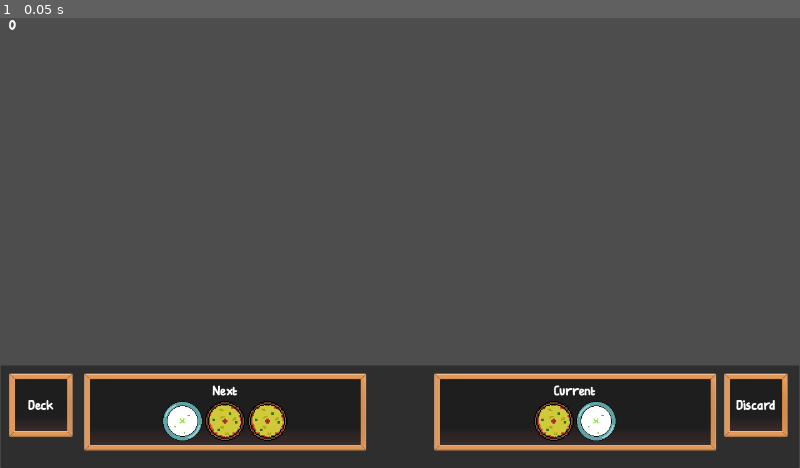
Above: before the commit, frame 1.
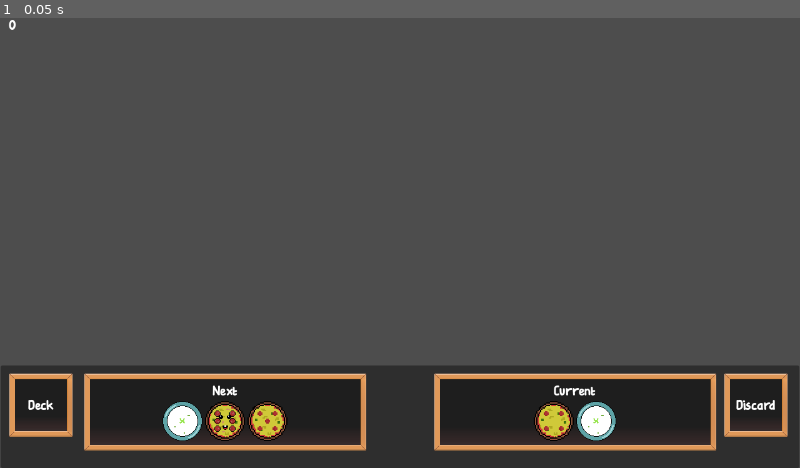
Above: after the commit, the same moment.

Repository: jshorte/dice-diner
Game: Godot game, scene res://Scenes/main.tscn
The game is run twice, just before and just after one commit, with the same random seed, the same clock (stepped at 60 frames per second) and the same inputs.
Inputs:
- Up to frame 1 (0.05 s): no input

The runs differ from the first frame. In frame 1, 0.1% of the frame differs, in the area x 26-71%, y 86-94%.

Commit message:
Added phases and value initialisation

Diff:
--- a/Scenes/Dice.tscn
+++ b/Scenes/Dice.tscn
@@ -12,6 +12,7 @@
 
 [node name="Dice" type="RigidBody2D"]
 physics_material_override = SubResource("PhysicsMaterial_wpqjs")
+continuous_cd = 2
 contact_monitor = true
 max_contacts_reported = 1
 linear_damp_mode = 1
--- a/Scenes/main.tscn
+++ b/Scenes/main.tscn
@@ -51,3 +51,4 @@
 shape = SubResource("RectangleShape2D_8gbba")
 
 [node name="Dice" type="Node2D" parent="."]
+unique_name_in_owner = true
--- a/Scripts/Dice/dice.gd
+++ b/Scripts/Dice/dice.gd
@@ -2,8 +2,19 @@
 
 @export var dice_selection: G_ENUM.DiceSelection = G_ENUM.DiceSelection.INACTIVE
 @export var dice_state: G_ENUM.DiceState = G_ENUM.DiceState.STATIONARY
-@export var dice_template: Resource = null
+@export var dice_template: DiceTemplate = null
 @export var unique_id : int
+
+# Template values
+var _dice_name: String
+var _min_value: int
+var _max_value: int
+var _interval: int
+var _type: G_ENUM.DiceType
+var _available_values: Array[int]
+var _available_values_index: int
+var _face_value: int
+
 @onready var roll_animation: AnimatedSprite2D = $AnimatedSprite2D
 @onready var dice_radius: float = $CollisionShape2D.shape.radius
 
@@ -20,16 +31,31 @@
 var arrow_scene = preload("res://Scenes/arrow.tscn")
 var _cached_sprite_frames = null
 
+func initialise_values_from_template():
+	if dice_template:
+		_dice_name = dice_template.dice_name
+		_min_value = dice_template.dice_min
+		_max_value = dice_template.dice_max
+		_interval = dice_template.dice_interval
+		_type = dice_template.dice_type
+		_available_values.clear()
+		for n in range(_min_value, _max_value + 1, _interval):
+			_available_values.append(n)
+		_available_values_index = randi() % _available_values.size()
+		_face_value = _available_values[_available_values_index]
+
+func _initialise_visuals_from_template():
+	if dice_template and roll_animation and dice_template.dice_sprite_animation_path:
+		roll_animation.sprite_frames = load(dice_template.dice_sprite_animation_path)
+		roll_animation.frame = _available_values_index
+		roll_animation.pause()
+
 func _ready() -> void:
+	_initialise_visuals_from_template()
 	arrow = arrow_scene.instantiate()
 	add_child(arrow)
 	hide_arrow()
 
-	if dice_template and dice_template.dice_sprite_animation_path:
-		$AnimatedSprite2D.sprite_frames = load(dice_template.dice_sprite_animation_path)
-		$AnimatedSprite2D.play("All")
-		$AnimatedSprite2D.frame = 0
-		$AnimatedSprite2D.pause()
 
 func _physics_process(delta: float) -> void:
 	if linear_velocity.length() < LERP_THRESHOLD and linear_velocity.length() > 0.1:
@@ -39,12 +65,13 @@
 
 	var new_state = G_ENUM.DiceState.STATIONARY if linear_velocity.length() == 0 else G_ENUM.DiceState.MOVING
 
-	if dice_selection == G_ENUM.DiceSelection.ACTIVE \
-		and dice_state == G_ENUM.DiceState.MOVING \
-		and new_state == G_ENUM.DiceState.STATIONARY:
+	if dice_state == new_state:
+		return
 
-		set_dice_selection(G_ENUM.DiceSelection.INACTIVE)
-		SignalManager.dice_turn_finished.emit(self)
+	if dice_state == G_ENUM.DiceState.STATIONARY and new_state == G_ENUM.DiceState.MOVING:
+		SignalManager.dice_started_moving.emit()
+	elif dice_state == G_ENUM.DiceState.MOVING and new_state == G_ENUM.DiceState.STATIONARY:
+		SignalManager.dice_finished_moving.emit()
 
 	set_dice_state(new_state)
 
@@ -74,7 +101,7 @@
 	if event is InputEventMouseButton and event.button_index == MOUSE_BUTTON_LEFT and event.pressed:
 		var direction: Vector2 = -get_input_direction()
 		var strength: float = get_impulse_strength()
-		hide_arrow()
+		set_dice_selection(G_ENUM.DiceSelection.INACTIVE)
 		SignalManager.request_dice_impulse.emit(self, direction, strength)
 		return true
 	return false
@@ -149,9 +176,14 @@
 func get_input_vector() -> Vector2:
 	return get_global_mouse_position() - global_position
 
-func get_icon_texture():
+
+func get_sprite_frame() -> int:
+	return _available_values_index
+
+
+func get_icon_texture(sprite_frame: int = 0) -> Texture2D:
 	if not _cached_sprite_frames and dice_template and dice_template.dice_sprite_animation_path:
 		_cached_sprite_frames = load(dice_template.dice_sprite_animation_path)
 	if _cached_sprite_frames:
-		return _cached_sprite_frames.get_frame_texture("All", 0)
+		return _cached_sprite_frames.get_frame_texture("All", sprite_frame)
 	return null
--- a/Scripts/Dice/dice_resource_template.gd
+++ b/Scripts/Dice/dice_resource_template.gd
@@ -1,4 +1,4 @@
-class_name Dice_template extends Resource
+class_name DiceTemplate extends Resource
 
 var definitions = load("res://Scripts/g_enum.gd")
 
--- a/Scripts/Managers/deck_manager.gd
+++ b/Scripts/Managers/deck_manager.gd
@@ -70,9 +70,10 @@
 				blank_dice.dice_template = load(_pizza_dice_template_path)
 			G_ENUM.DiceType.GARLIC:
 				blank_dice.dice_template = load(_garlic_dice_template_path)
+		blank_dice.initialise_values_from_template()  # Ensure the dice is initialized with its template
 		_deck.append(blank_dice)
 		SignalManager.add_to_deck_panel.emit(G_ENUM.DeckArea.DECK, blank_dice)
-
+	# TODO: Dice which have face values need to have new random values assigned when going into discard/draw pile
 	_deck.shuffle()
 	_on_request_deck_draw()
 
--- a/Scripts/Managers/signal_manager.gd
+++ b/Scripts/Managers/signal_manager.gd
@@ -8,7 +8,8 @@
 # Dice management
 signal request_dice_impulse
 signal dice_placed
-signal dice_turn_finished
+signal dice_started_moving
+signal dice_finished_moving
 
 # Deck management
 signal request_deck_load
@@ -17,3 +18,6 @@
 # GUI management
 signal add_to_deck_panel
 signal remove_from_deck_panel
+
+# Game management
+signal phase_state_changed
--- a/Scripts/UI/deck_bar.gd
+++ b/Scripts/UI/deck_bar.gd
@@ -4,6 +4,8 @@
 var _dice_to_sprite : Dictionary = {}
 var _selected_dice_rb: Dice = null
 var _selected_dice_sprite: TextureRect = null
+var _phase_state: G_ENUM.PhaseState = G_ENUM.PhaseState.PREPARE
+var _input_enabled: bool = true
 
 @onready var _current_hbox: HBoxContainer = get_node("%CurrentHBox")
 @onready var _next_hbox: HBoxContainer = get_node("%NextHBox")
@@ -15,6 +17,7 @@
 func _ready():
 	SignalManager.add_to_deck_panel.connect(_on_add_to_deck_panel)
 	SignalManager.remove_from_deck_panel.connect(_on_remove_from_deck_panel)
+	SignalManager.phase_state_changed.connect(_on_phase_state_changed)
 	SignalManager.emit_ready.connect(_emit_ready)
 
 func _emit_ready():
@@ -25,7 +28,12 @@
 		_selected_dice_sprite.position = get_global_mouse_position() - _selected_dice_sprite.size / 2
 
 func _input(event):
-	if _selected_dice_sprite and event is InputEventMouseButton and event.pressed:
+	if not _input_enabled:
+		return
+
+	if _selected_dice_sprite and \
+		event is InputEventMouseButton and \
+		event.pressed:
 		if _is_over_play_area(get_global_mouse_position()):
 			var dice_to_remove = _sprite_to_dice.get(_selected_dice_sprite, null)
 
@@ -51,7 +59,12 @@
 
 
 func _on_dice_sprite_input(event: InputEvent, sprite: TextureRect, dice: Dice, area: int) -> void:
-	if area == G_ENUM.DeckArea.CURRENT and event is InputEventMouseButton and event.pressed:
+	if not _input_enabled:
+		return
+
+	if area == G_ENUM.DeckArea.CURRENT and \
+		event is InputEventMouseButton and \
+		event.pressed:
 		if dice and _dice_to_sprite.has(dice) and _sprite_to_dice.has(sprite):
 			_selected_dice_rb = dice
 			_selected_dice_sprite = sprite
@@ -66,10 +79,10 @@
 			_selected_dice_sprite = null
 
 
-
 func _on_add_to_deck_panel(area: int, dice: Dice) -> void:
 	var dice_sprite = TextureRect.new()
-	dice_sprite.texture = dice.get_icon_texture()
+	var sprite_frame = dice.get_sprite_frame()
+	dice_sprite.texture = dice.get_icon_texture(sprite_frame)
 	dice_sprite.mouse_filter = Control.MOUSE_FILTER_STOP
 	dice_sprite.gui_input.connect(_on_dice_sprite_input.bind(dice_sprite, dice, area))
 	match area:
@@ -83,7 +96,6 @@
 			_discard_hbox.add_child(dice_sprite)
 	_sprite_to_dice[dice_sprite] = dice
 	_dice_to_sprite[dice] = dice_sprite
-	print("Added dice to area: ", area, " dice: ", dice, " icon: ", dice_sprite)
 
 
 func _is_over_play_area(pos: Vector2) -> bool:
@@ -109,3 +121,7 @@
 		_dice_to_sprite.erase(dice)
 		_sprite_to_dice.erase(sprite)
 		sprite.queue_free()
+
+func _on_phase_state_changed(new_state: G_ENUM.PhaseState) -> void:
+	_phase_state = new_state
+	_input_enabled = (new_state == G_ENUM.PhaseState.PREPARE)
--- a/Scripts/g_enum.gd
+++ b/Scripts/g_enum.gd
@@ -1,8 +1,9 @@
 extends Node
 class_name G_ENUM
 
+enum DeckArea { DECK, NEXT, CURRENT, DISCARD }
 enum DiceType { PIZZA, GARLIC }
-enum DeckArea { DECK, NEXT, CURRENT, DISCARD }
 enum DiceSelection { DISABLED, ACTIVE, INACTIVE }
 enum DiceState { MOVING, STATIONARY }
 enum GameState { SELECT, PLAY, SCORE }
+enum PhaseState { PREPARE, ROLL, DRAW }
--- a/Scripts/main.gd
+++ b/Scripts/main.gd
@@ -1,12 +1,19 @@
 extends Node
 
+var _total_dice_in_play: int = 0
+var _stationary_dice_count: int = 0
 var _isHUDReady: bool = false
 var _isDeckReady: bool = false
+var _phase_state: G_ENUM.PhaseState = G_ENUM.PhaseState.PREPARE
+
+@onready var _dice_tree_node = get_node("%Dice")
 
 func _ready():
 	SignalManager.hud_manager_ready.connect(_on_hud_manager_ready)
 	SignalManager.deck_manager_ready.connect(_on_deck_manager_ready)
 	SignalManager.dice_placed.connect(_on_dice_placed)
+	SignalManager.dice_started_moving.connect(_on_dice_started_moving)
+	SignalManager.dice_finished_moving.connect(_on_dice_finished_moving)
 	SignalManager.emit_ready.emit() # Tell children that the main node is ready
 
 # Initialisation
@@ -20,11 +27,53 @@
 
 func _check_all_ready():
 	if _isHUDReady and _isDeckReady:
+		_phase_state = G_ENUM.PhaseState.PREPARE
 		SignalManager.request_deck_load.emit()
 
 func _on_dice_placed(dice: Dice, position: Vector2):
-	$Dice.add_child(dice)
+	set_phase_state(G_ENUM.PhaseState.ROLL)
+	_dice_tree_node.add_child(dice)
 	dice.call_deferred("set_dice_selection", G_ENUM.DiceSelection.ACTIVE)
 	dice.call_deferred("set_dice_state", G_ENUM.DiceState.STATIONARY)
-	print("Placing dice with template: ", dice.dice_template, " path: ", dice.dice_template.resource_path, " dice: ", dice)
 	dice.position = position
+
+	_total_dice_in_play = _dice_tree_node.get_child_count()
+	_stationary_dice_count = 0
+	for d in _dice_tree_node.get_children():
+		if d.dice_state == G_ENUM.DiceState.STATIONARY:
+			_stationary_dice_count += 1
+
+func set_phase_state(state: G_ENUM.PhaseState):
+	if _phase_state == state:
+		return
+
+	_phase_state = state
+	print("Phase state changed to: ", _phase_state)
+	SignalManager.phase_state_changed.emit(_phase_state)
+
+
+func _on_dice_started_moving():
+	_stationary_dice_count -= 1
+	print("Stationary dice count: ", _stationary_dice_count, "/", _total_dice_in_play)
+
+
+func _on_dice_finished_moving():
+	_stationary_dice_count += 1
+	print("Stationary dice count: ", _stationary_dice_count, "/", _total_dice_in_play)
+
+	if _stationary_dice_count == _total_dice_in_play:
+		print("All dice are stationary, setting phase to DRAW")
+		# TODO: Work out if we want to draw or select remaining dice
+		set_phase_state(G_ENUM.PhaseState.PREPARE)
+
+
+func _all_dice_stationary() -> bool:
+	for dice in _dice_tree_node.get_children():
+		if dice.dice_state != G_ENUM.DiceState.STATIONARY:
+			return false
+	return true
+
+
+func _reset_dice_counters():
+	_total_dice_in_play = 0
+	_stationary_dice_count = 0
